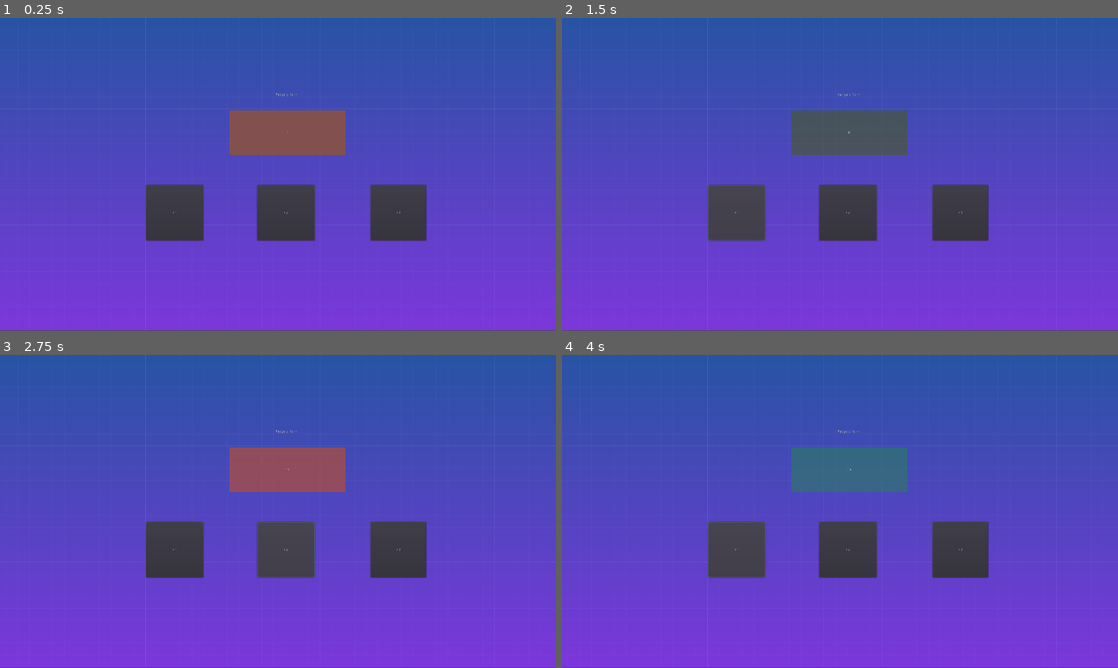
Above: before the commit, frames 1-4 (two rows, left to right).
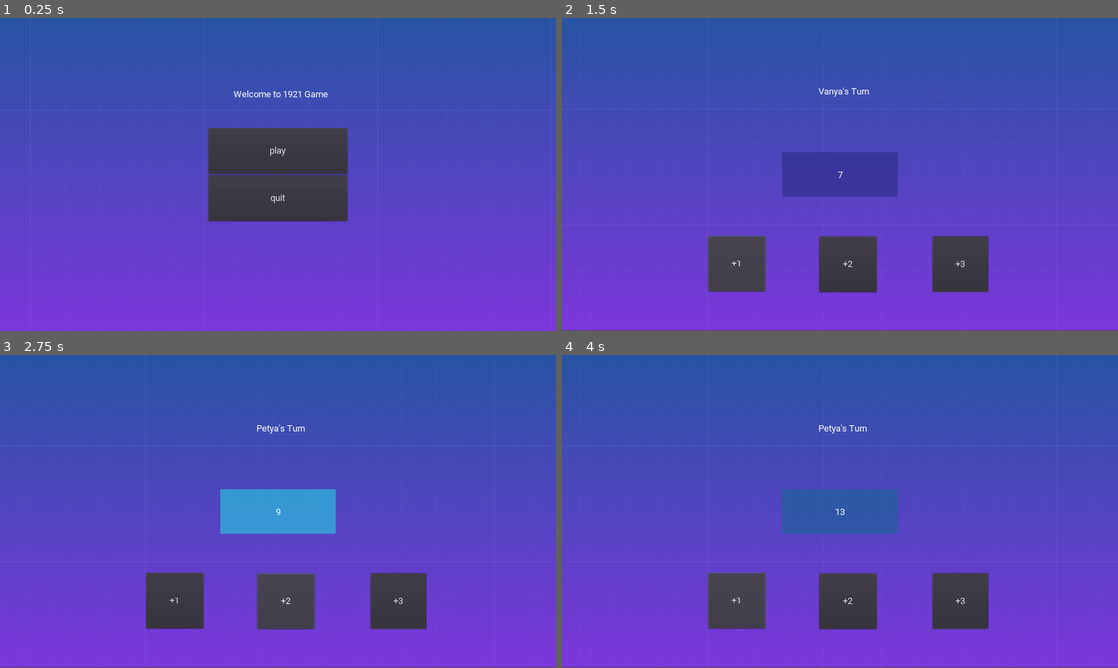
Above: after the commit, the same moments.

Repository: WhiteDragonBorn/GO_DO
Game: Godot game, scene res://Screens/MainScreen.tscn
Same seed, same stepped clock (60 frames per second), same inputs: the game is played once before the commit and once after it. Before the commit the project starts from res://Scenes/Control.tscn.
Inputs (mouse positions are in pixels of both pictures, inside the frame that each line leads up to):
- Up to frame 1 (0.25 s): no input
- Up to frame 2 (1.5 s): click (840, 149) at 0.5 s, where only the run after the commit has a clickable "play"; click "+1" at 1.25 s
- Up to frame 3 (2.75 s): click "+2" at 2 s
- Up to frame 4 (4 s): click "+3" at 2.75 s; click "+1" at 3.5 s

The runs differ from the first frame. In frame 1, 12% of the frame differs, in the area x 0-100%, y 23-100%; in frame 2, 16%; in frame 3, 16%, in the area x 26-77%, y 22-88%; in frame 4, 16%.

Commit message:
MainMenu
Добавил меню и выход из игры

Diff:
--- a/Scenes/Control.tscn
+++ b/Scenes/Control.tscn
@@ -1,11 +1,14 @@
-[gd_scene load_steps=3 format=2]
+[gd_scene load_steps=5 format=2]
 
 [ext_resource path="res://Scripts/MAIN.gd" type="Script" id=1]
 [ext_resource path="res://background.png" type="Texture" id=2]
+[ext_resource path="res://new_theme.tres" type="Theme" id=3]
+[ext_resource path="res://UI/StartButton.tscn" type="PackedScene" id=4]
 
-[node name="Control" type="Control"]
+[node name="One_pile" type="Control"]
 anchor_right = 1.0
 anchor_bottom = 1.0
+theme = ExtResource( 3 )
 script = ExtResource( 1 )
 __meta__ = {
 "_edit_use_anchors_": false
@@ -18,10 +21,14 @@
 
 [node name="Track" type="Label" parent="."]
 light_mask = 2
-margin_left = 792.0
-margin_top = 320.0
-margin_right = 1192.0
-margin_bottom = 472.0
+anchor_left = 0.5
+anchor_top = 0.5
+anchor_right = 0.5
+anchor_bottom = 0.5
+margin_left = -200.0
+margin_top = -76.0
+margin_right = 200.0
+margin_bottom = 76.0
 text = "0
 "
 align = 1
@@ -42,9 +49,9 @@
 
 [node name="Button1" type="Button" parent="."]
 margin_left = 504.0
-margin_top = 576.0
+margin_top = 752.0
 margin_right = 703.0
-margin_bottom = 768.0
+margin_bottom = 944.0
 text = "+1"
 __meta__ = {
 "_edit_use_anchors_": false
@@ -52,9 +59,9 @@
 
 [node name="Button2" type="Button" parent="."]
 margin_left = 888.0
-margin_top = 576.0
+margin_top = 754.0
 margin_right = 1087.0
-margin_bottom = 768.0
+margin_bottom = 946.0
 text = "+2"
 __meta__ = {
 "_edit_use_anchors_": false
@@ -62,24 +69,37 @@
 
 [node name="Button3" type="Button" parent="."]
 margin_left = 1280.0
-margin_top = 576.0
+margin_top = 753.0
 margin_right = 1472.0
-margin_bottom = 768.0
+margin_bottom = 945.0
 text = "+3"
 __meta__ = {
 "_edit_use_anchors_": false
 }
 
 [node name="Turn" type="Label" parent="."]
-margin_left = 951.0
-margin_top = 258.0
-margin_right = 1088.0
-margin_bottom = 306.0
+anchor_left = 0.5
+anchor_right = 0.5
+margin_left = -74.0
+margin_top = 232.0
+margin_right = 74.0
+margin_bottom = 280.0
 text = "Vanya's Turn"
 __meta__ = {
 "_edit_use_anchors_": false
 }
 
+[node name="StartButton" parent="." instance=ExtResource( 4 )]
+visible = false
+anchor_left = 0.5
+anchor_right = 0.5
+margin_left = -240.0
+margin_top = 761.0
+margin_right = 240.0
+margin_bottom = 919.0
+text = "back"
+next_scene_path = "res://Screens/MainScreen.tscn"
+
 [connection signal="pressed" from="Button1" to="." method="_on_Button_pressed"]
 [connection signal="pressed" from="Button2" to="." method="_on_Button2_pressed"]
 [connection signal="pressed" from="Button3" to="." method="_on_Button3_pressed"]
--- /dev/null
+++ b/Screens/MainScreen.tscn
@@ -0,0 +1,57 @@
+[gd_scene load_steps=8 format=2]
+
+[ext_resource path="res://UI/StartButton.tscn" type="PackedScene" id=1]
+[ext_resource path="res://UI/BackButton.tscn" type="PackedScene" id=2]
+[ext_resource path="res://UI/HeaderText.tscn" type="PackedScene" id=3]
+[ext_resource path="res://new_theme.tres" type="Theme" id=4]
+[ext_resource path="res://background.png" type="Texture" id=5]
+[ext_resource path="res://Roboto-Regular.ttf" type="DynamicFontData" id=6]
+
+[sub_resource type="DynamicFont" id=1]
+resource_local_to_scene = true
+size = 32
+font_data = ExtResource( 6 )
+
+[node name="MainScreen" type="Control"]
+anchor_right = 1.0
+anchor_bottom = 1.0
+theme = ExtResource( 4 )
+__meta__ = {
+"_edit_use_anchors_": false
+}
+
+[node name="Background" type="TextureRect" parent="."]
+anchor_right = 1.0
+anchor_bottom = 1.0
+texture = ExtResource( 5 )
+expand = true
+__meta__ = {
+"_edit_use_anchors_": false
+}
+
+[node name="HeaderText" parent="." instance=ExtResource( 3 )]
+custom_fonts/font = SubResource( 1 )
+
+[node name="VBoxContainer" type="VBoxContainer" parent="."]
+anchor_left = 0.5
+anchor_top = 0.5
+anchor_right = 0.5
+anchor_bottom = 0.5
+margin_left = -240.0
+margin_top = -160.5
+margin_right = 240.0
+margin_bottom = 160.5
+__meta__ = {
+"_edit_use_anchors_": false
+}
+
+[node name="StartButton" parent="VBoxContainer" instance=ExtResource( 1 )]
+next_scene_path = "res://Scenes/Control.tscn"
+
+[node name="BackButton" parent="VBoxContainer" instance=ExtResource( 2 )]
+anchor_left = 0.0
+anchor_right = 0.0
+margin_left = 0.0
+margin_top = 162.0
+margin_right = 480.0
+margin_bottom = 321.0
--- /dev/null
+++ b/Scripts/BackButton.gd
@@ -0,0 +1,12 @@
+extends Button
+
+
+
+
+
+
+
+
+
+func _on_button_button_up():
+	get_tree().quit()
--- a/Scripts/MAIN.gd
+++ b/Scripts/MAIN.gd
@@ -8,6 +8,8 @@
 					get_node("Button2"),
 					get_node("Button3")] # Кнопки помещены в список, чтобы
 										 # их легче было перебирать все сразу
+
+onready var MAIN_MENU = get_node("StartButton")
 
 onready var TURN = get_node("Turn") # Узел ходов
 var turn_num = 1					# Счётчик ходов
@@ -35,6 +37,7 @@
 	SCORE.set_text(str(num))
 	turn_num+=1
 
+
 func _process(_delta): # Функция real-time, вызывается каждый frame
 	if turn_num % 2 != 0:         # Чётные - Ваня, Нечёт - Петя
 		TURN.text = "Petya's Turn"
@@ -52,3 +55,5 @@
 			TURN.text = "Vanya WINS"      # смену хода => у нас обратная зависимость
 		else:
 			TURN.text = "Petya WINS"
+
+		MAIN_MENU.show()
--- /dev/null
+++ b/Scripts/StartButton.gd
@@ -0,0 +1,14 @@
+tool
+extends Button
+
+export(String, FILE) var next_scene_path: = ""
+
+
+
+
+func _on_button_button_up():
+	get_tree().change_scene(next_scene_path)
+
+
+func _get_configuration_warning():
+	return "next_scene_path must be set" if next_scene_path == "" else ""
--- /dev/null
+++ b/UI/BackButton.tscn
@@ -0,0 +1,18 @@
+[gd_scene load_steps=2 format=2]
+
+[ext_resource path="res://Scripts/BackButton.gd" type="Script" id=1]
+
+[node name="BackButton" type="Button"]
+anchor_left = 0.5
+anchor_right = 0.5
+margin_left = -240.0
+margin_right = 240.0
+margin_bottom = 159.0
+size_flags_vertical = 3
+text = "quit"
+script = ExtResource( 1 )
+__meta__ = {
+"_edit_use_anchors_": false
+}
+
+[connection signal="button_up" from="." to="." method="_on_button_button_up"]
--- /dev/null
+++ b/UI/HeaderText.tscn
@@ -0,0 +1,18 @@
+[gd_scene load_steps=2 format=2]
+
+[ext_resource path="res://myfont_roboto.tres" type="DynamicFont" id=1]
+
+[node name="HeaderText" type="Label"]
+anchor_left = 0.5
+anchor_right = 0.5
+margin_left = -154.5
+margin_top = 209.0
+margin_right = 154.5
+margin_bottom = 317.0
+custom_fonts/font = ExtResource( 1 )
+text = "Welcome to 1921 Game"
+align = 1
+valign = 1
+__meta__ = {
+"_edit_use_anchors_": false
+}
--- /dev/null
+++ b/UI/StartButton.tscn
@@ -0,0 +1,15 @@
+[gd_scene load_steps=2 format=2]
+
+[ext_resource path="res://Scripts/StartButton.gd" type="Script" id=1]
+
+[node name="StartButton" type="Button"]
+margin_right = 480.0
+margin_bottom = 158.0
+size_flags_vertical = 3
+text = "play"
+script = ExtResource( 1 )
+__meta__ = {
+"_edit_use_anchors_": false
+}
+
+[connection signal="button_up" from="." to="." method="_on_button_button_up"]
--- /dev/null
+++ b/myfont_roboto.tres
@@ -0,0 +1,7 @@
+[gd_resource type="DynamicFont" load_steps=2 format=2]
+
+[ext_resource path="res://Roboto-Regular.ttf" type="DynamicFontData" id=1]
+
+[resource]
+size = 32
+font_data = ExtResource( 1 )
--- /dev/null
+++ b/new_theme.tres
@@ -0,0 +1,6 @@
+[gd_resource type="Theme" load_steps=2 format=2]
+
+[ext_resource path="res://myfont_roboto.tres" type="DynamicFont" id=1]
+
+[resource]
+default_font = ExtResource( 1 )
--- a/project.godot
+++ b/project.godot
@@ -11,7 +11,7 @@
 [application]
 
 config/name="Practices"
-run/main_scene="res://Scenes/Control.tscn"
+run/main_scene="res://Screens/MainScreen.tscn"
 config/icon="res://icon.png"
 
 [display]
Binary file added: Roboto-Regular.ttf
